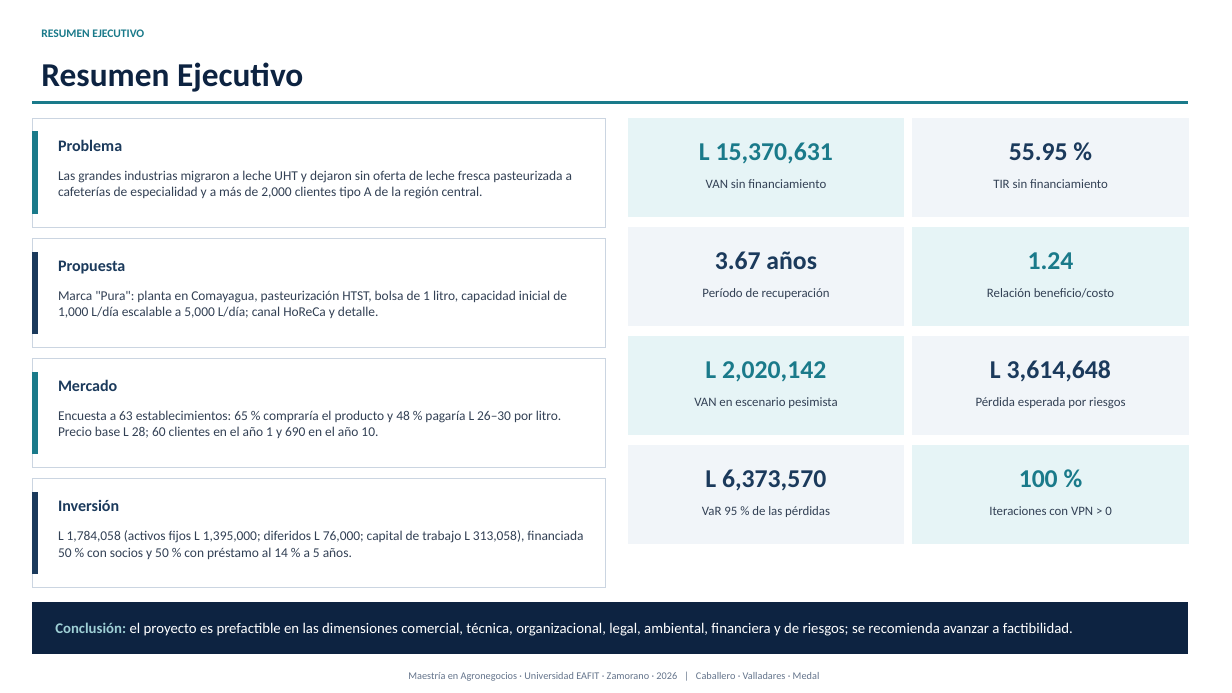
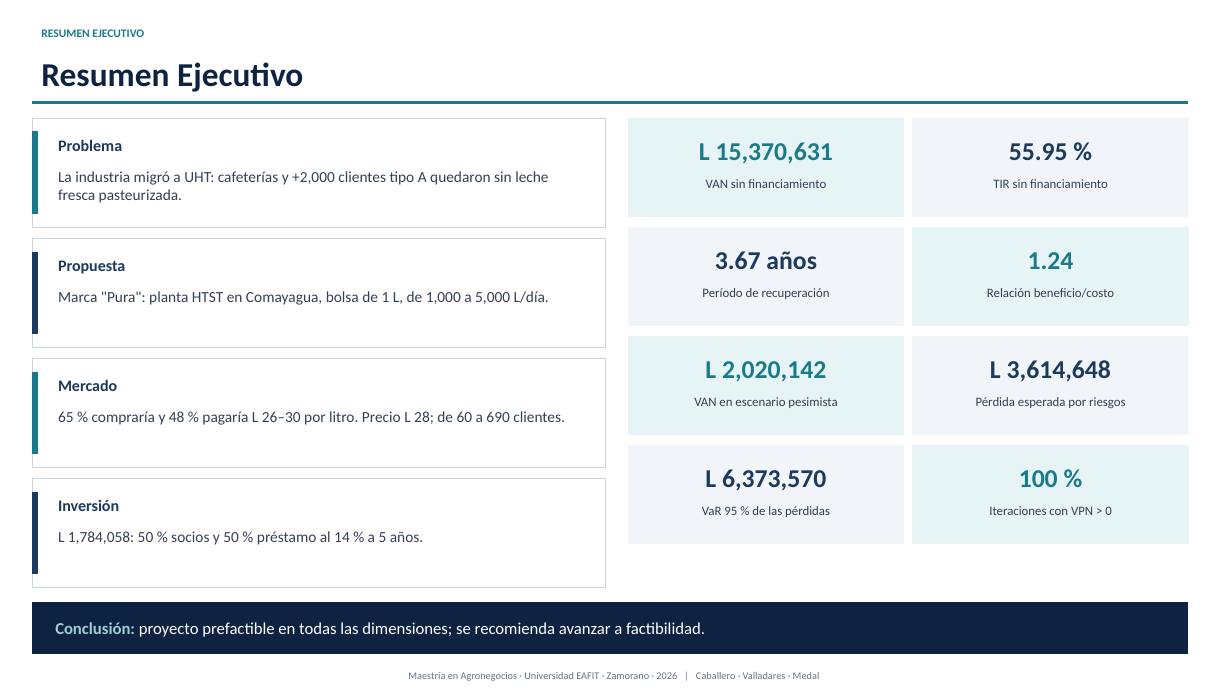
Before and after one commit to modelqdeluxe-ops/ss, a slide deck: slide 3 of Defensa_Tesis_Jaime_Fredy_Horacio_corregida.pptx. Drawn at 1232x693 pixels with LibreOffice and Linux fonts; fonts in the diff are those of the drawing. Boxes give left, top, right and bottom in pixels: in the first picture for what was removed or moved away, otherwise in the second. Text is boxed around its words. In the diff, an @@ line names an element or a change of style, - is before the commit and + after.

```diff
--- a/Defensa_Tesis_Jaime_Fredy_Horacio_corregida.pptx
+++ b/Defensa_Tesis_Jaime_Fredy_Horacio_corregida.pptx
@@ text at (x1=58, y1=171, x2=548, y2=203): text changed; size 10.5 to 12 pt @@
-Las grandes industrias migraron a leche UHT y dejaron sin oferta de leche fresca pasteurizada a cafeterías de especialidad y a más de 2,000 clientes tipo A de la región central.
+La industria migró a UHT: cafeterías y +2,000 clientes tipo A quedaron sin leche fresca pasteurizada.
@@ text at (x1=58, y1=291, x2=549, y2=305): text changed; size 10.5 to 12 pt @@
-Marca "Pura": planta en Comayagua, pasteurización HTST, bolsa de 1 litro, capacidad inicial de 1,000 L/día escalable a 5,000 L/día; canal HoReCa y detalle.
+Marca "Pura": planta HTST en Comayagua, bolsa de 1 L, de 1,000 a 5,000 L/día.
@@ text at (x1=58, y1=411, x2=565, y2=425): text changed; size 10.5 to 12 pt @@
-Encuesta a 63 establecimientos: 65 % compraría el producto y 48 % pagaría L 26–30 por litro. Precio base L 28; 60 clientes en el año 1 y 690 en el año 10.
+65 % compraría y 48 % pagaría L 26–30 por litro. Precio L 28; de 60 a 690 clientes.
@@ text at (x1=58, y1=531, x2=423, y2=545): text changed; size 10.5 to 12 pt @@
-L 1,784,058 (activos fijos L 1,395,000; diferidos L 76,000; capital de trabajo L 313,058), financiada 50 % con socios y 50 % con préstamo al 14 % a 5 años.
+L 1,784,058: 50 % socios y 50 % préstamo al 14 % a 5 años.
@@ text at (x1=55, y1=622, x2=705, y2=637): text changed; size 11.5 to 13 pt @@
-Conclusión: el proyecto es prefactible en las dimensiones comercial, técnica, organizacional, legal, ambiental, financiera y de riesgos; se recomienda avanzar a factibilidad.
+Conclusión: proyecto prefactible en todas las dimensiones; se recomienda avanzar a factibilidad.
```
Also in this commit, not shown: 23 other slides changed, 3 other files.
